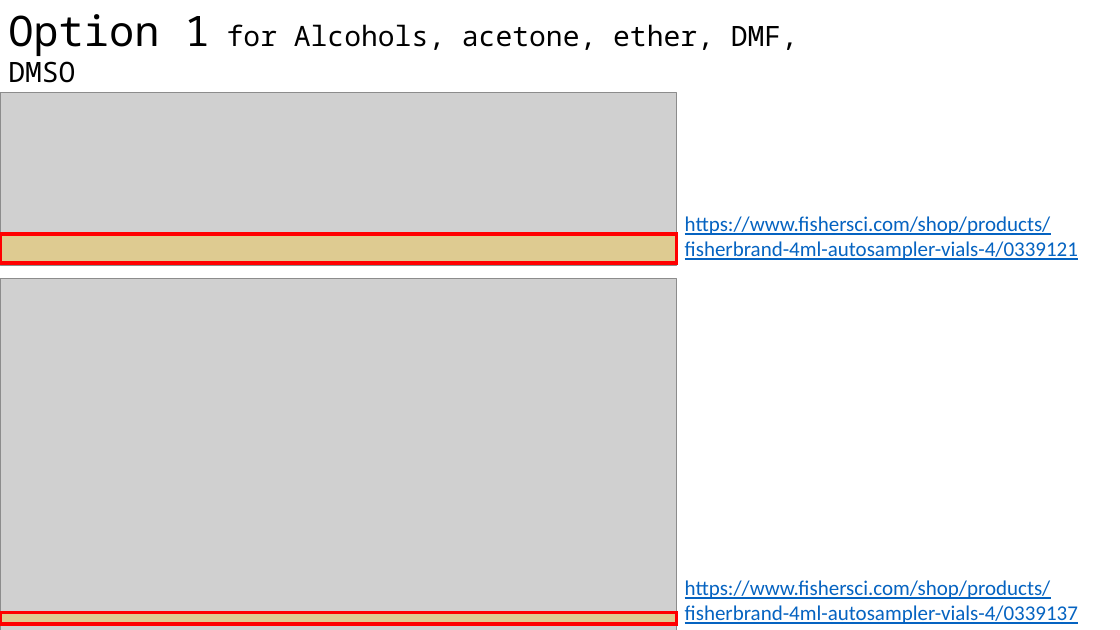
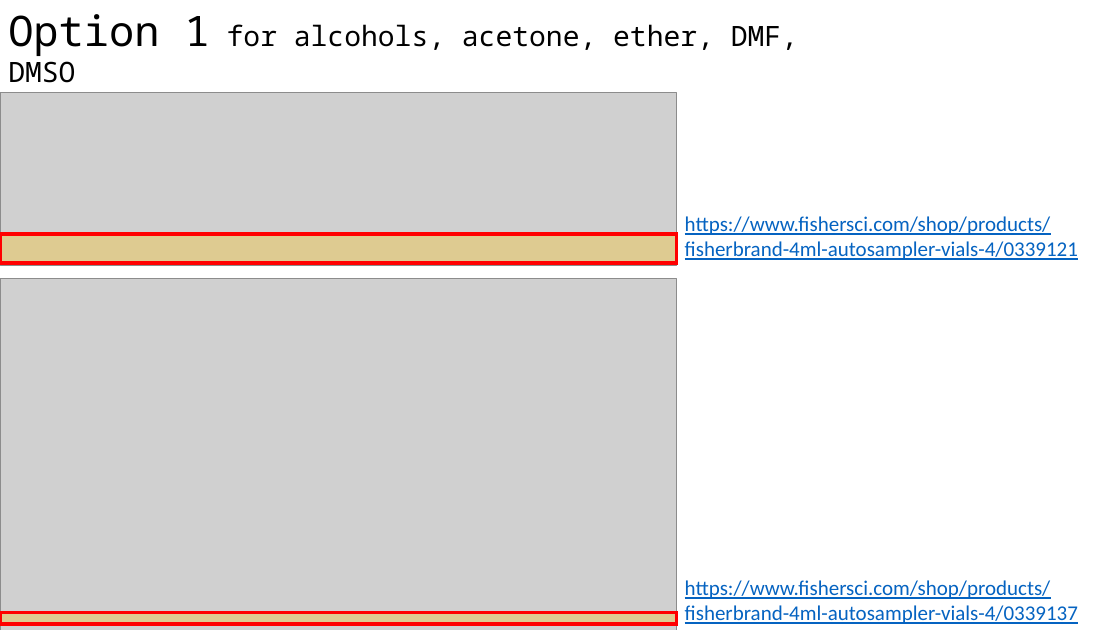
Before and after one commit to KiraSensei13/MNT_ITESM_Thesis, a slide deck: slide 1 of Purchases/fisher_scientific_00/vials_order.pptx. Drawn at 1120x630 pixels with LibreOffice and Linux fonts; fonts in the diff are those of the drawing; grey boxes stand for pictures. Boxes give left, top, right and bottom in pixels: in the first picture for what was removed or moved away, otherwise in the second. Text is boxed around its words. In the diff, an @@ line names an element or a change of style, - is before the commit and + after.

```diff
--- a/Purchases/fisher_scientific_00/vials_order.pptx
+++ b/Purchases/fisher_scientific_00/vials_order.pptx
@@ text at [8, 14, 798, 83]: text changed @@
-Option 1 for Alcohols, acetone, ether, DMF, DMSO
+Option 1 for alcohols, acetone, ether, DMF, DMSO
```
Also in this commit, not shown: 1 other slide changed, 3 other files.
